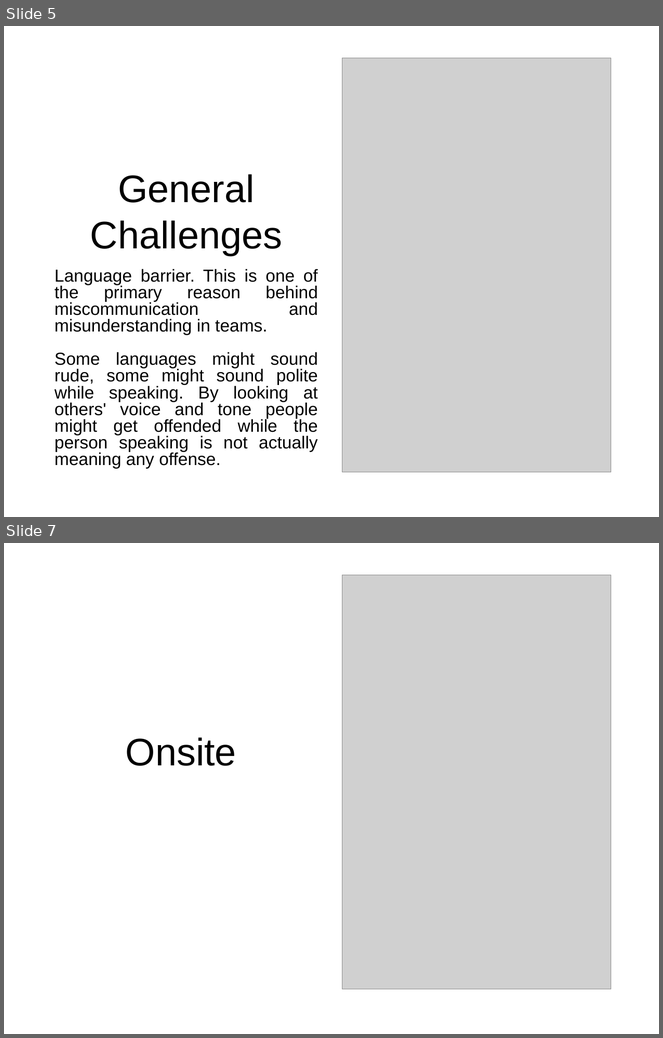
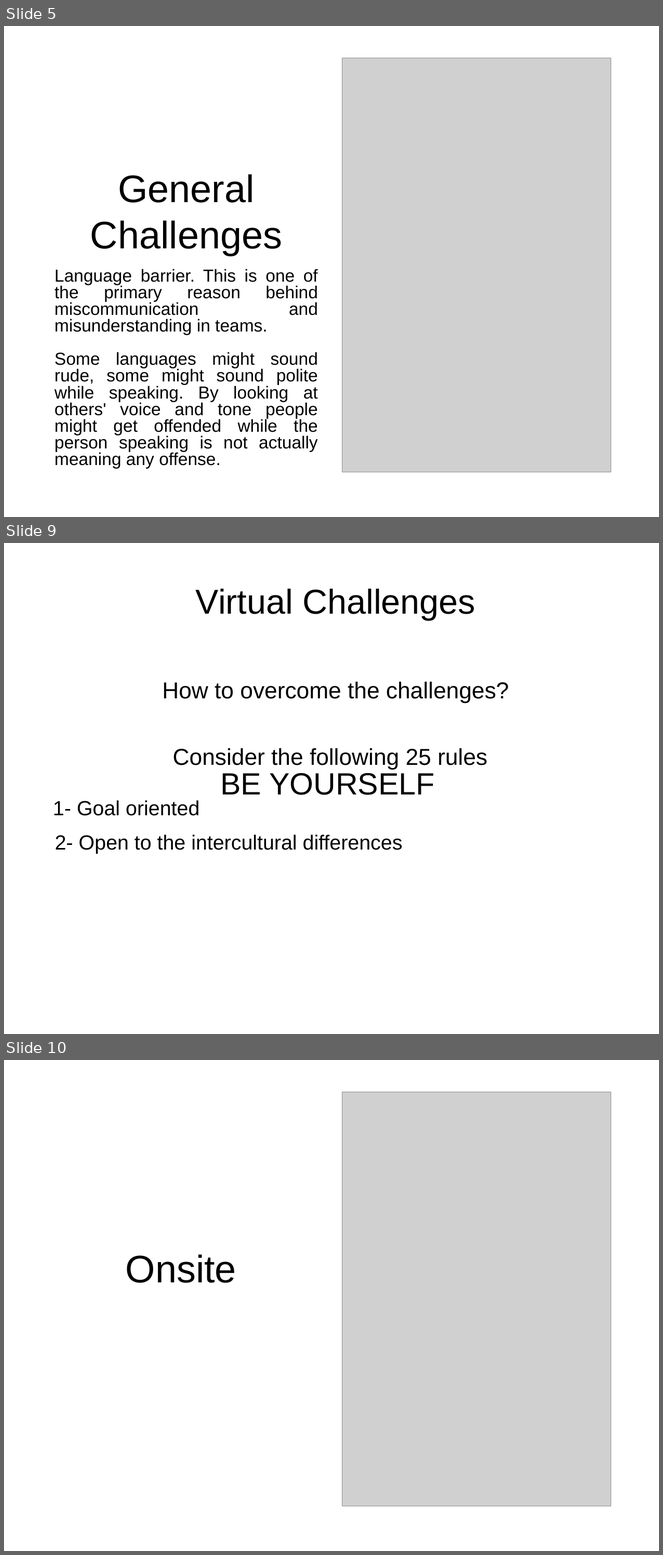
Before and after one commit to samiuljahan/IPM17, a slide deck: PPT.pptx. Shown one above the other, each under a label of ours: slides 5 and 7 before the commit, slides 5, 9 and 10 after it; the slides between them are not shown. The pictures are 663x1038 and 663x1555 pixels, drawn with LibreOffice and Linux fonts; fonts in the diff are those of the drawing; grey boxes stand for pictures. Boxes give left, top, right and bottom in pixels: in the first picture for what was removed or moved away, otherwise in the second. Text is boxed around its words. In the diff, an @@ line names an element or a change of style, - is before the commit and + after.

```diff
--- a/PPT.pptx
+++ b/PPT.pptx
@@ slide 9 added at [4,543,659,1034], background #FFFFFF @@
@@ title added at [196,589,475,620], 54 pt, text #000000 @@
+Virtual Challenges
@@ text added at [162,682,509,703], 36 pt, text #000000 @@
+How to overcome the challenges?
@@ text added at [173,748,488,770], 36 pt, text #000000 @@
+Consider the following 25 rules
@@ text added at [220,773,435,795], 48 pt, text #000000 @@
+BE YOURSELF
@@ text added at [53,800,200,816], 32 pt, text #000000 @@
+1- Goal oriented
@@ text added at [55,835,403,854], 32 pt, text #000000 @@
+2- Open to the intercultural differences
@@ what was slide 7 is now slide 10 @@
```
Also in this commit, not shown: 3 other slides added, 1 slide removed.
